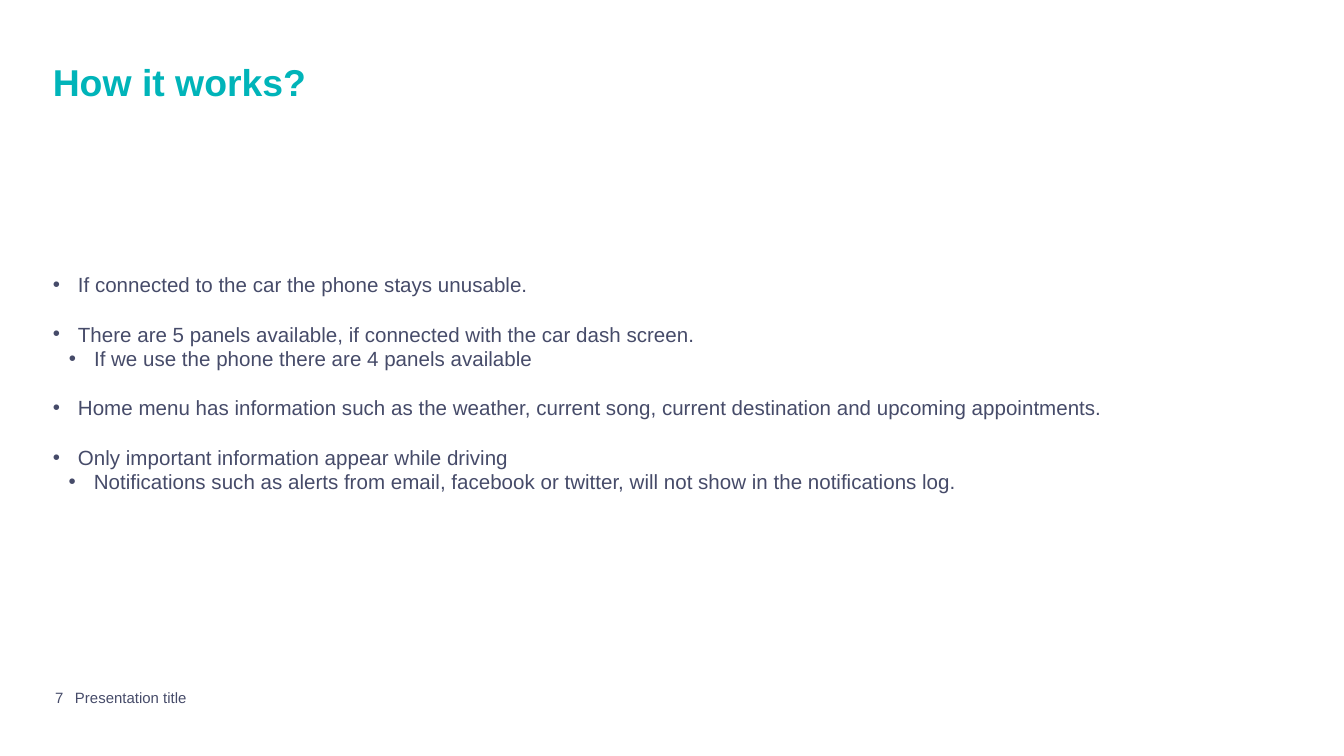
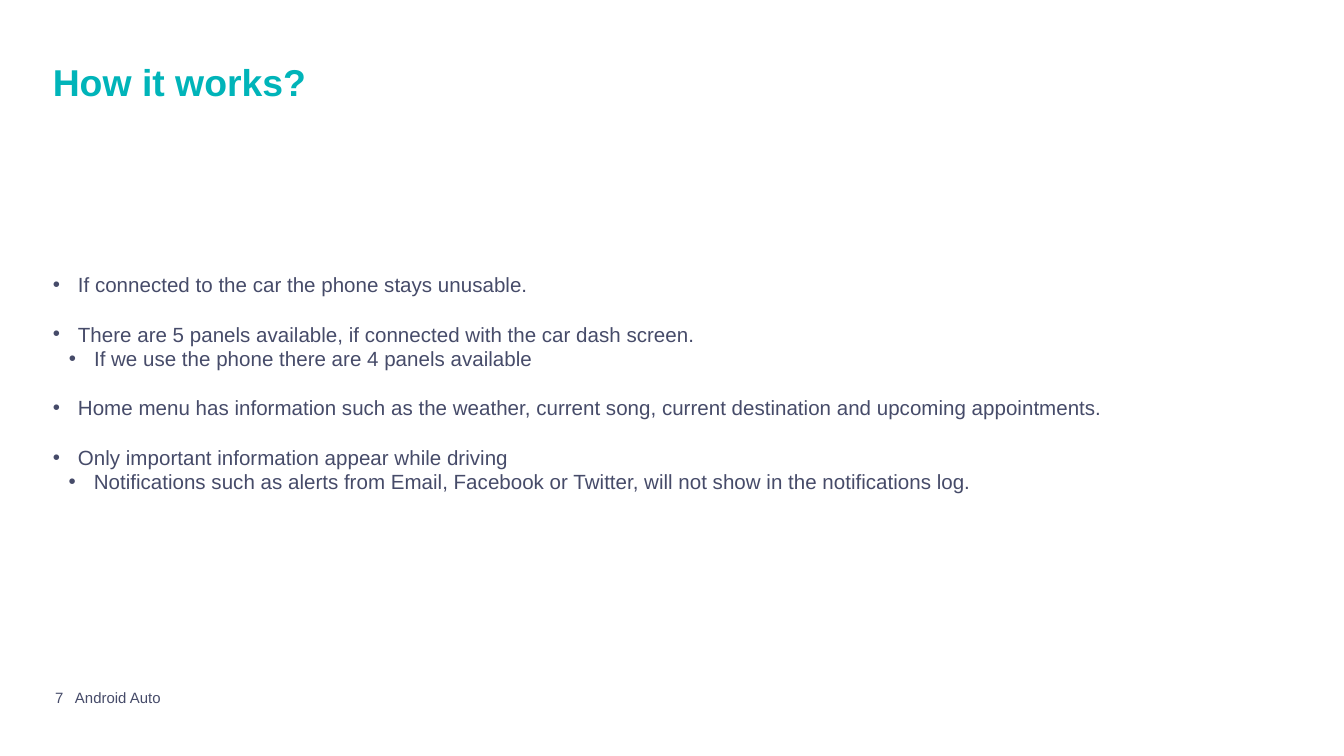
Before and after one commit to mpiresgro/AndroidAutoInfo, a slide deck: slide 7 of Final/Presentation_Joao_Mauro.pptx. Drawn at 1344x756 pixels with LibreOffice and Linux fonts; fonts in the diff are those of the drawing; background and template pictures are left out. Boxes give left, top, right and bottom in pixels: in the first picture for what was removed or moved away, otherwise in the second. Text is boxed around its words. In the diff, an @@ line names an element or a change of style, - is before the commit and + after.

```diff
--- a/Final/Presentation_Joao_Mauro.pptx
+++ b/Final/Presentation_Joao_Mauro.pptx
@@ text at (x1=94, y1=474, x2=970, y2=494): text changed @@
-      • Notifications such as alerts from email, facebook or twitter, will not show in the notifications log.
+      • Notifications such as alerts from Email, Facebook or Twitter, will not show in the notifications log.
@@ text at (x1=75, y1=692, x2=161, y2=703): text changed @@
-Presentation title
+Android Auto
```
Also in this commit, not shown: 9 other slides changed, 1 slide added, 1 slide removed.
